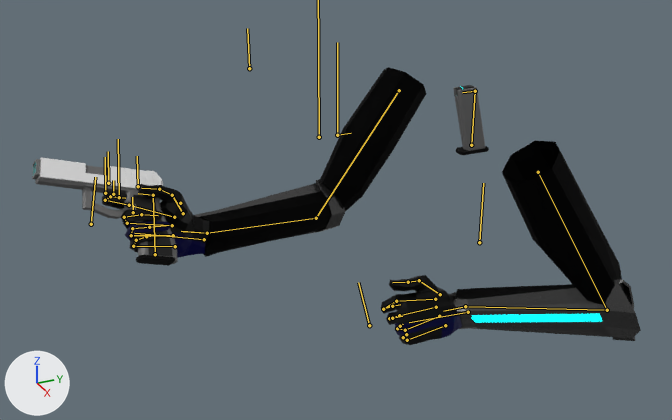
Before and after pictures for a commit that changed the Blender file ProtoPistolEquestrian.blend.
Before and after are seen from a camera (50 mm lens) standing at (5.26, -2.38, 2.09) and looking at (0.08, -0.05, -0.5). Every picture has the same lights, and +X, +Y and +Z are marked at lower left. Both versions are drawn at frame 7 of the action 'ReloadEmpty'; the numbers are the values there. The bones that bend it are drawn over the model as lines.

The first picture shows 'Hand', 'ProtoPistol'.
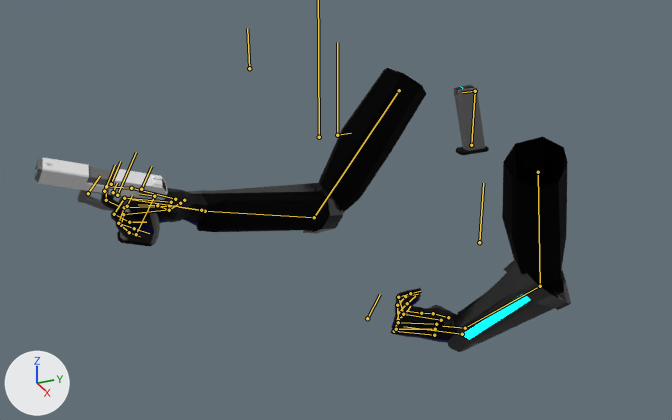
Pixel boxes (x1, y1, x2, y2) of what changed, in the pictures (672 x 420 px):
'Hand', posed (13% narrower): before (102, 67, 641, 345); after (101, 68, 571, 352)
'ProtoPistol', posed (10% shorter): before (32, 85, 489, 266); after (35, 85, 489, 247)
bone 'Hand.L', root to tip: before (468, 312) to (409, 322); after (462, 334) to (403, 326)
bone 'Controller', root to tip: before (119, 197) to (118, 139); after (117, 195) to (136, 152)

What changed in the scene script:
```text
Change bone_hand_l:
    where bone_hand_l = bpy.data.objects['Armature'].pose.bones['Hand.L']  # child of 'Shake'
    bone_hand_l.location: (0.467, -1.621, -0.308) -> (0.462, -2.096, -0.083)
Change bone_controller:
    where bone_controller = bpy.data.objects['Armature'].pose.bones['Controller']  # child of 'Shake'
    bone_controller.location: (-0.273, -0.381, 0.352) -> (-0.315, -0.381, 0.352)
    bone_controller.rotation_quaternion: (0.922, -0.139, 0.082, 0.353) -> (0.958, -0.149, -0.061, -0.238)  # degrees (-12, 14, 40) -> degrees (-15, -11, -27)
```
